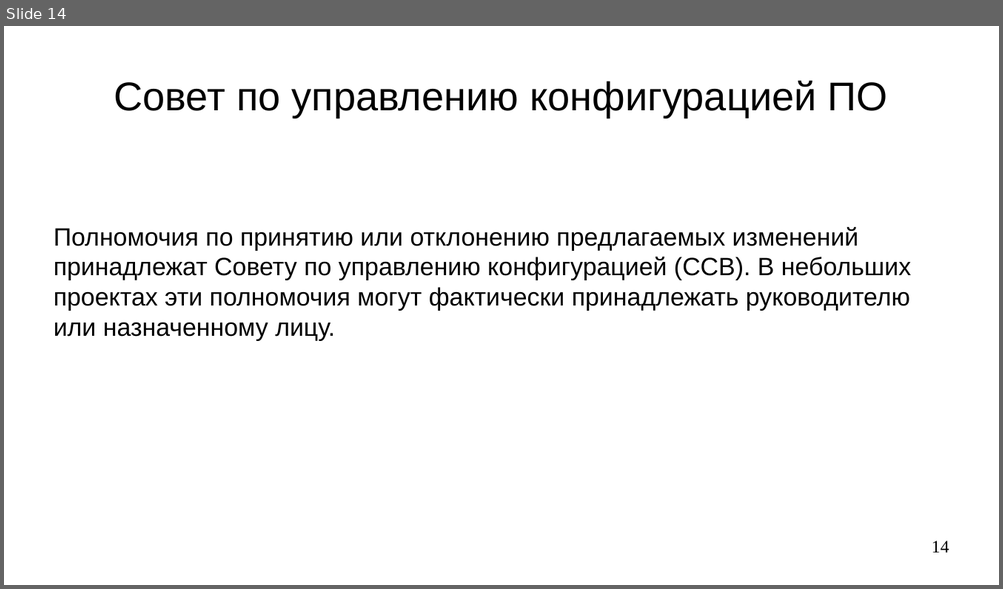
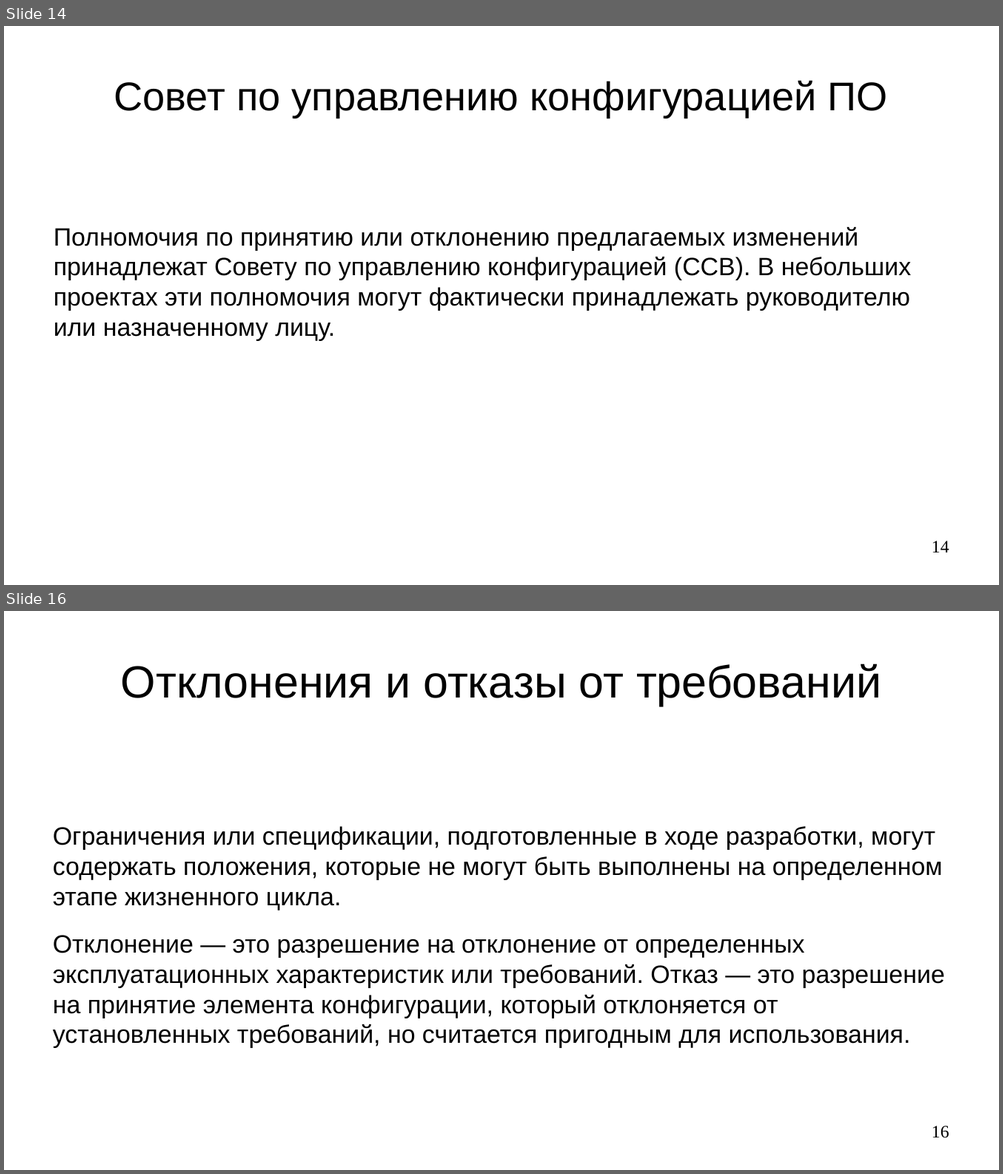
Before and after one commit to steelcraft/stud-lab, a slide deck: Лекции/CASWE01#L6.odp. Shown one above the other, each under a label of ours: slide 14 before the commit, slides 14 and 16 after it; the slides between them are not shown. The pictures are 1003x589 and 1003x1174 pixels, drawn with LibreOffice and Linux fonts; fonts in the diff are those of the drawing. Boxes give left, top, right and bottom in pixels: in the first picture for what was removed or moved away, otherwise in the second. Text is boxed around its words. In the diff, an @@ line names an element or a change of style, - is before the commit and + after.

Commit message:
Добавлен раздел "Отклонения и отказы от требований"

```diff
--- a/Лекции/CASWE01#L6.odp
+++ b/Лекции/CASWE01#L6.odp
@@ slide 16 added at bbox=[4, 611, 999, 1170], background #FFFFFF @@
@@ title added at bbox=[121, 664, 881, 706], 36 pt, text #000000 @@
+Отклонения и отказы от требований
@@ text added at bbox=[53, 826, 945, 1048], 20 pt, text #000000 @@
+Ограничения или спецификации, подготовленные в ходе разработки, могут содержать положения, которые не могут быть выполнены на определенном этапе жизненного цикла.
+Отклонение — это разрешение на отклонение от определенных эксплуатационных характеристик или требований. Отказ — это разрешение на принятие элемента конфигурации, который отклоняется от установленных требований, но считается пригодным для использования.
@@ page number added at bbox=[931, 1126, 949, 1139], 14 pt, text #000000 @@
+16
```
Also in this commit, not shown: 1 other slide added.
